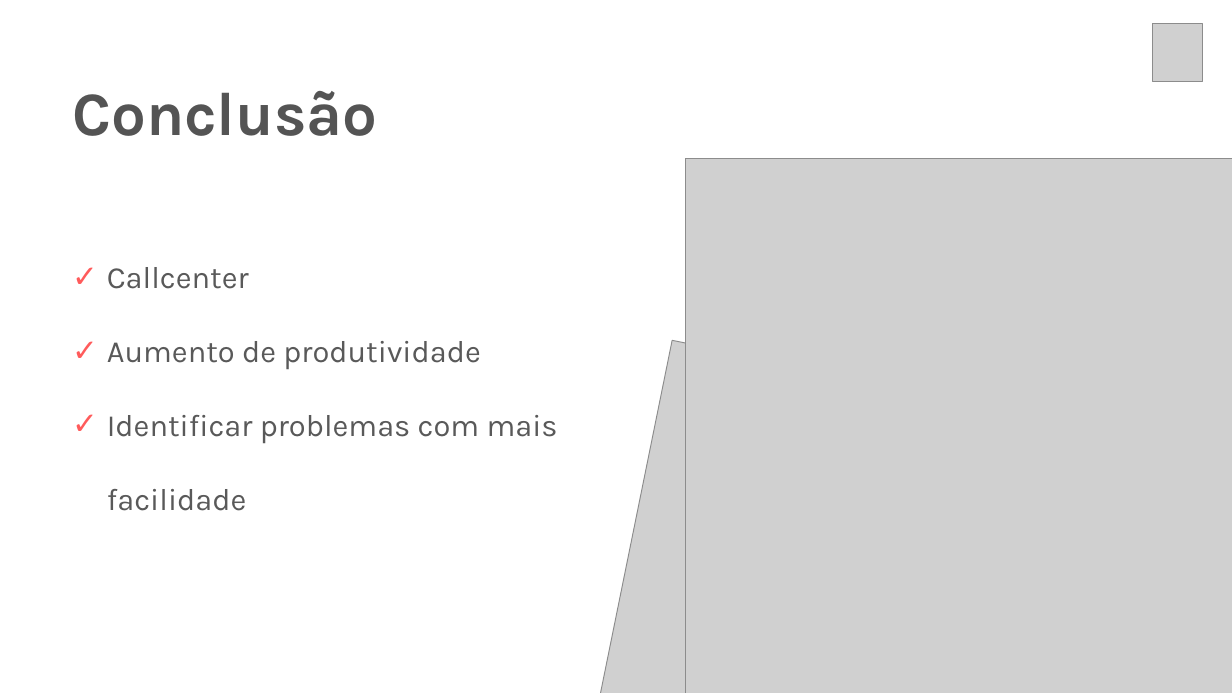
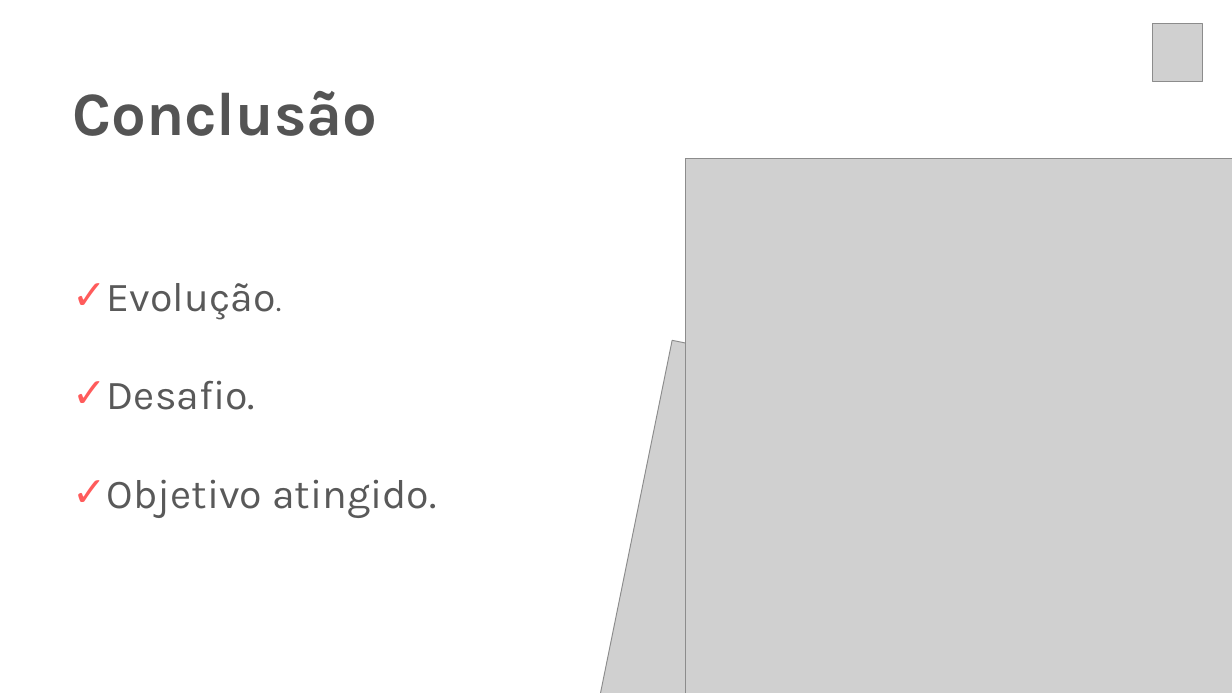
Before and after one commit to christian-raphael/Pyxis, a slide deck: slide 19 of Documentação/Pyxis.pptx. Drawn at 1232x693 pixels with LibreOffice and Linux fonts; fonts in the diff are those of the drawing; grey boxes stand for pictures. Boxes give left, top, right and bottom in pixels: in the first picture for what was removed or moved away, otherwise in the second. Text is boxed around its words. In the diff, an @@ line names an element or a change of style, - is before the commit and + after.

Commit message:
Slide atualizado

```diff
--- a/Documentação/Pyxis.pptx
+++ b/Documentação/Pyxis.pptx
@@ text at (x1=107, y1=283, x2=436, y2=518): text changed; size 24 to 32 pt @@
-✓ Callcenter
-✓ Aumento de produtividade
-✓ Identificar problemas com mais facilidade
+✓ Evolução.
+✓ Desafio.
+✓ Objetivo atingido.
```
Also in this commit, not shown: 4 other files.
